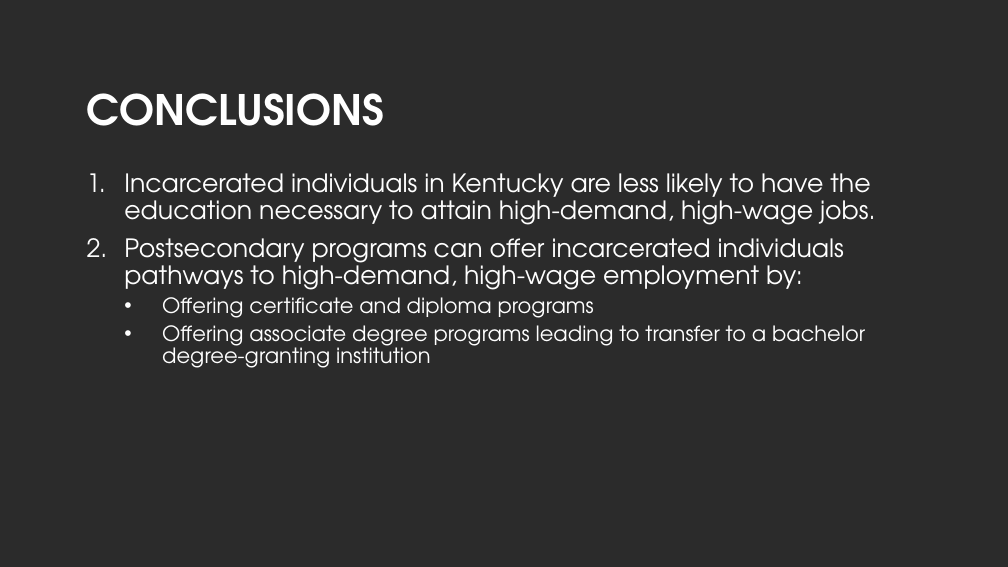
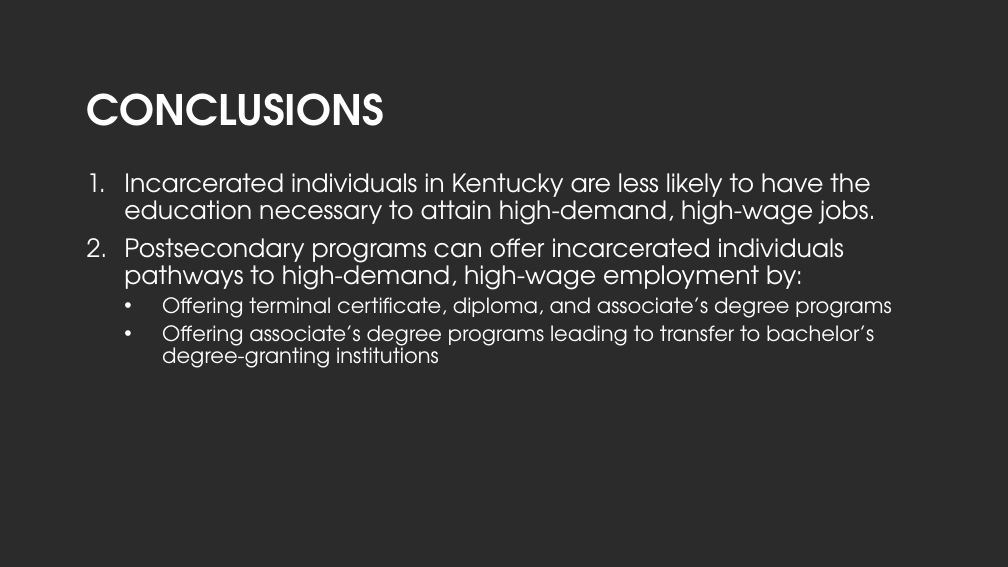
Before and after one commit to ashley-skidmore/prison_to_profession, a slide deck: slide 12 of deliverables/project_presentation.pptx. Drawn at 1008x567 pixels with LibreOffice and Linux fonts; fonts in the diff are those of the drawing; background and template pictures are left out; a plain dark background stands for a picture behind light text. Boxes give left, top, right and bottom in pixels: in the first picture for what was removed or moved away, otherwise in the second. Text is boxed around its words. In the diff, an @@ line names an element or a change of style, - is before the commit and + after.

```diff
--- a/deliverables/project_presentation.pptx
+++ b/deliverables/project_presentation.pptx
@@ text at (162, 297, 891, 368): text changed @@
-  • Offering certificate and diploma programs
-  • Offering associate degree programs leading to transfer to a bachelor degree-granting institution
+  • Offering terminal certificate, diploma, and associate’s degree programs
+  • Offering associate’s degree programs leading to transfer to bachelor’s degree-granting institutions
```
Also in this commit, not shown: 2 other slides changed, 5 other files.
